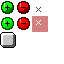
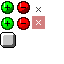
Layers edited between the first and the second 64 × 64 image:
painted on "Layer" over left=32, top=16, right=48, bottom=32
